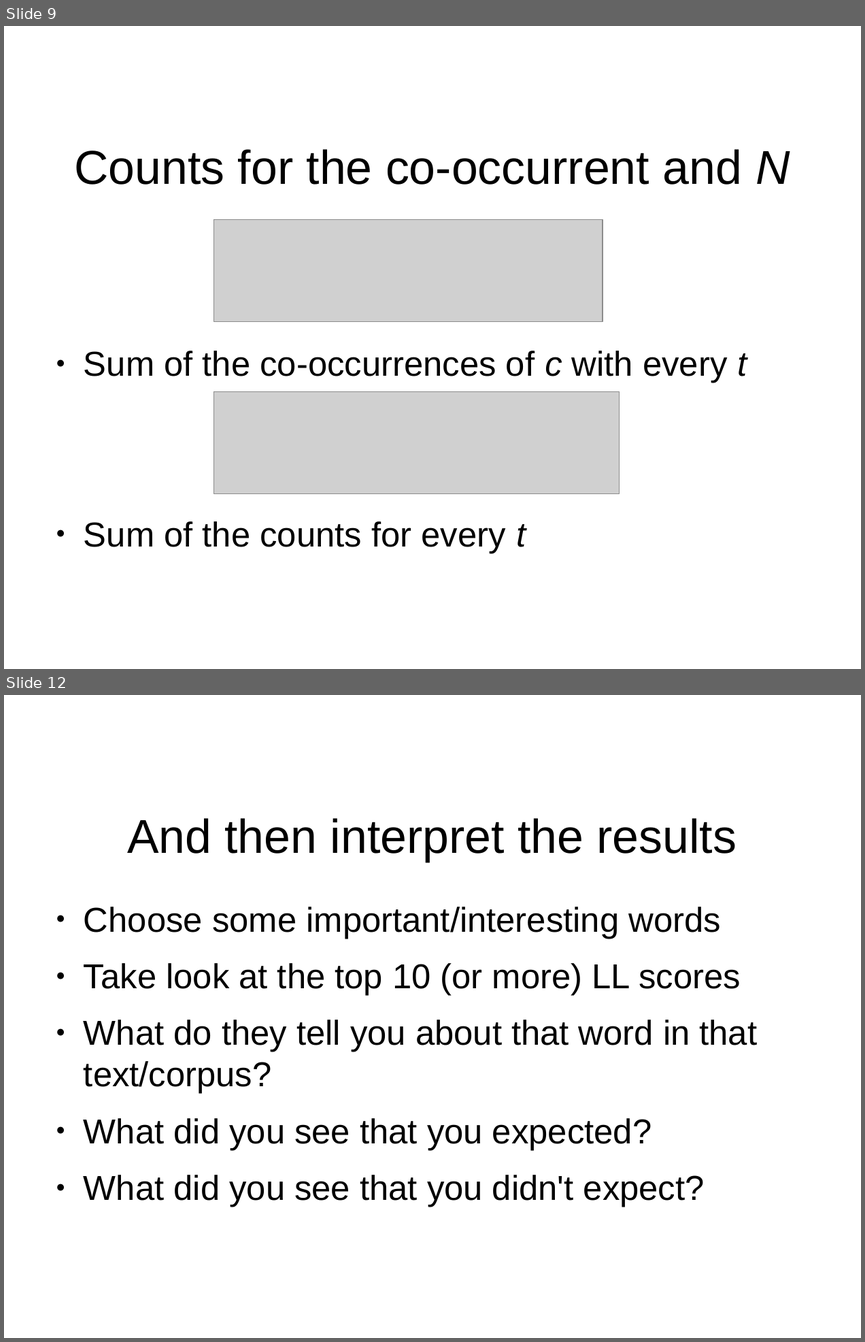
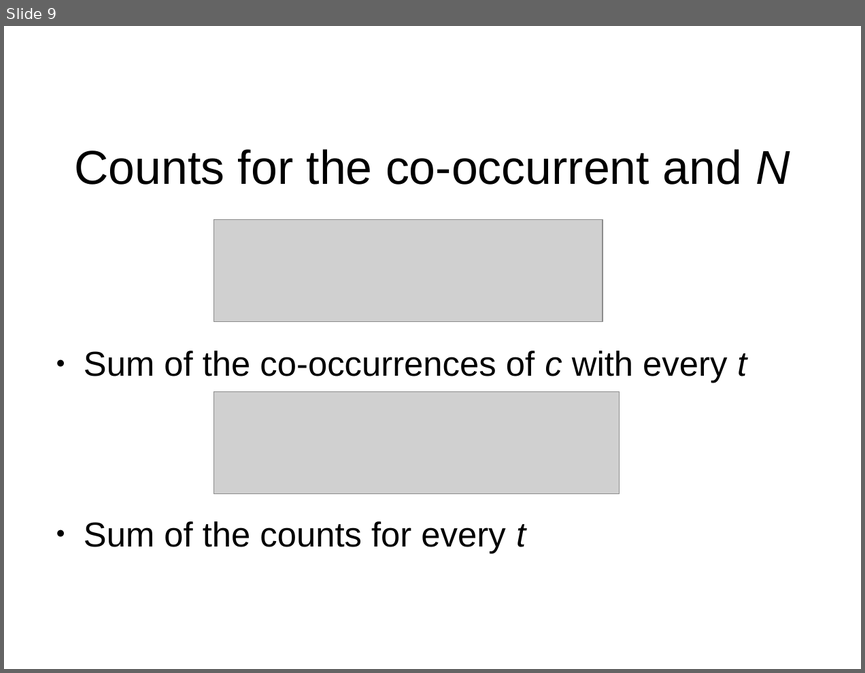
Before and after one commit to sonofmun/ESU-2014, a slide deck: 4b/Statistical Evaluation - Dealing with Context Windows.odp. Shown one above the other, each under a label of ours: slides 9 and 12 before the commit, slide 9 after it; the slides between them are not shown. The pictures are 865x1342 and 865x673 pixels, drawn with LibreOffice and Linux fonts; fonts in the diff are those of the drawing; grey boxes stand for pictures; background and template pictures are left out. Boxes give left, top, right and bottom in pixels: in the first picture for what was removed or moved away, otherwise in the second. Text is boxed around its words. In the diff, an @@ line names an element or a change of style, - is before the commit and + after.

```diff
--- a/4b/Statistical Evaluation - Dealing with Context Windows.odp
+++ b/4b/Statistical Evaluation - Dealing with Context Windows.odp
@@ slide 12 removed at (4,695,861,1338), background #FFFFFF @@
@@ title removed at (127,818,736,862) @@
-And then interpret the results
@@ text removed at (84,906,757,1207) @@
-● Choose some important/interesting words
-● Take look at the top 10 (or more) LL scores
-● What do they tell you about that word in that text/corpus?
-● What did you see that you expected?
-● What did you see that you didn't expect?
```
Also in this commit, not shown: 7 other slides removed, 4 other files.
